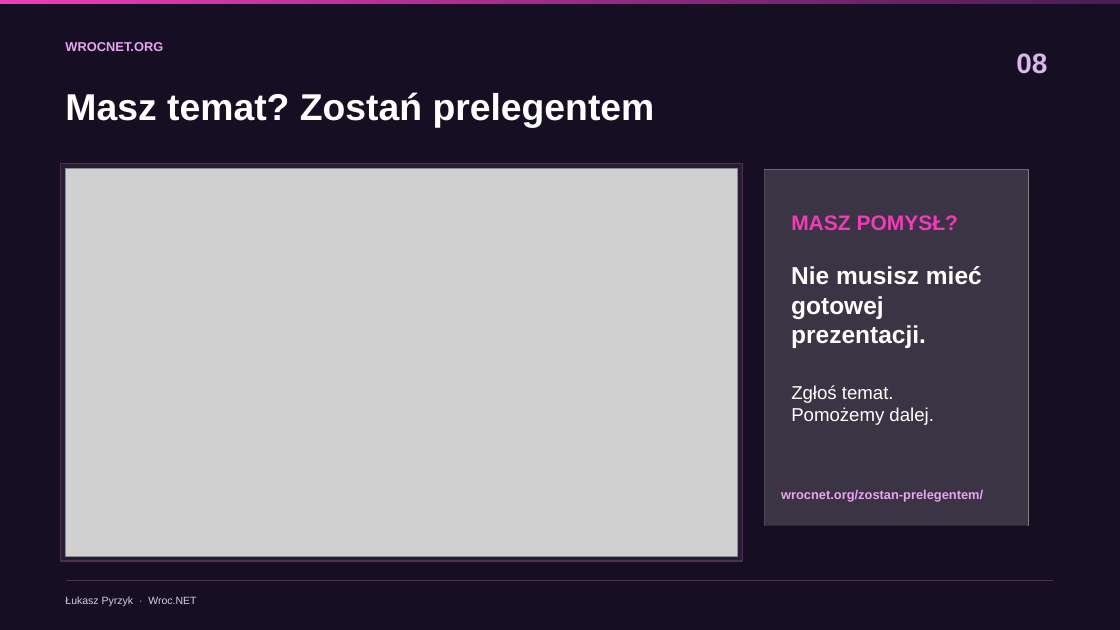
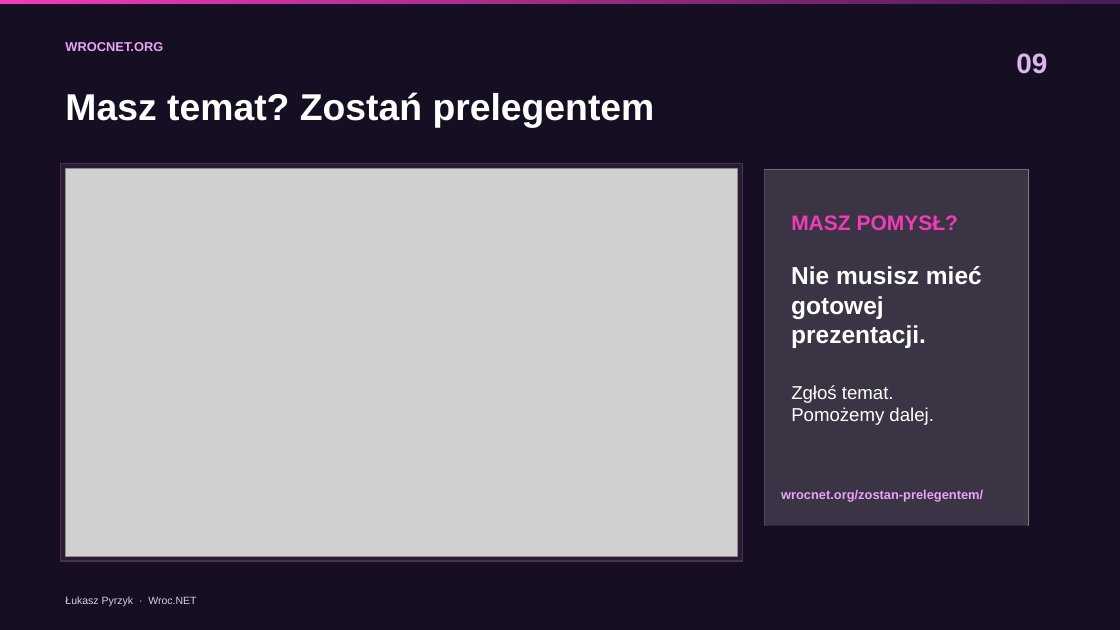
Before and after one commit to lukasz-pyrzyk/wrocnet.org, a slide deck: slide 9 of slides/172/2026-11-17-172-spotkanie.pptx (slide 8 before the commit). Drawn at 1120x630 pixels with LibreOffice and Linux fonts; fonts in the diff are those of the drawing; grey boxes stand for pictures. Boxes give left, top, right and bottom in pixels: in the first picture for what was removed or moved away, otherwise in the second. Text is boxed around its words. In the diff, an @@ line names an element or a change of style, - is before the commit and + after.

```diff
--- a/slides/172/2026-11-17-172-spotkanie.pptx
+++ b/slides/172/2026-11-17-172-spotkanie.pptx
@@ text at [1016,53,1047,74]: text changed @@
-08
+09
@@ line removed from (66, 581) to (1053, 581) @@
```
Also in this commit, not shown: 12 other slides changed, 2 slides added, 1 slide removed, 4 other files.
